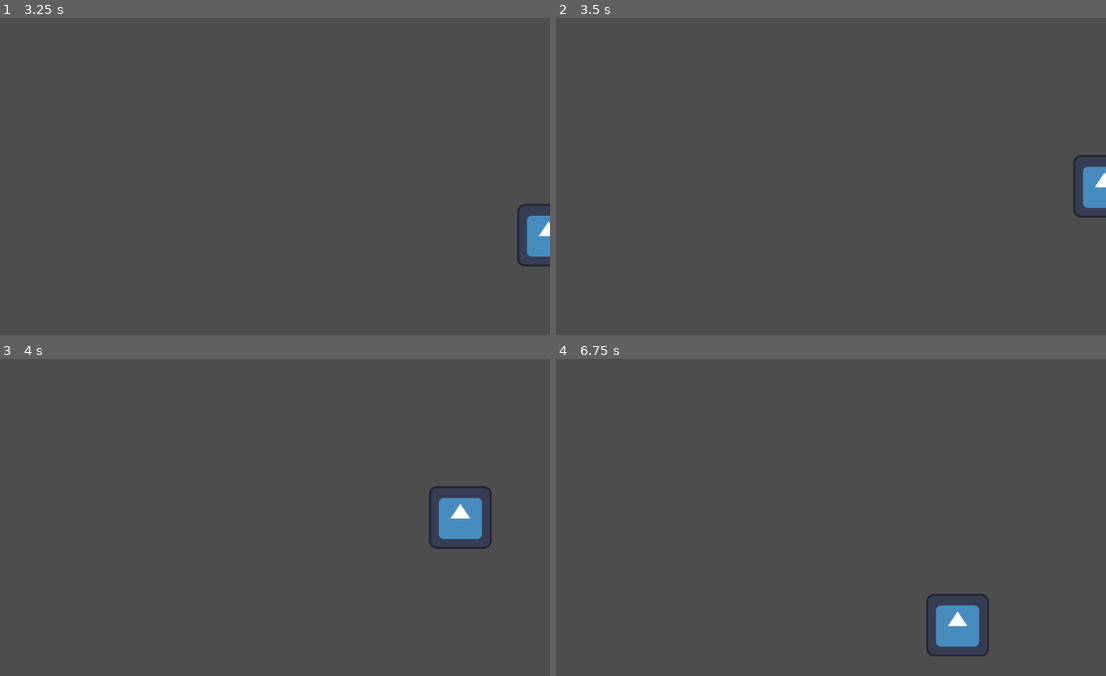
Above: before the commit, frames 1-4 (two rows, left to right).
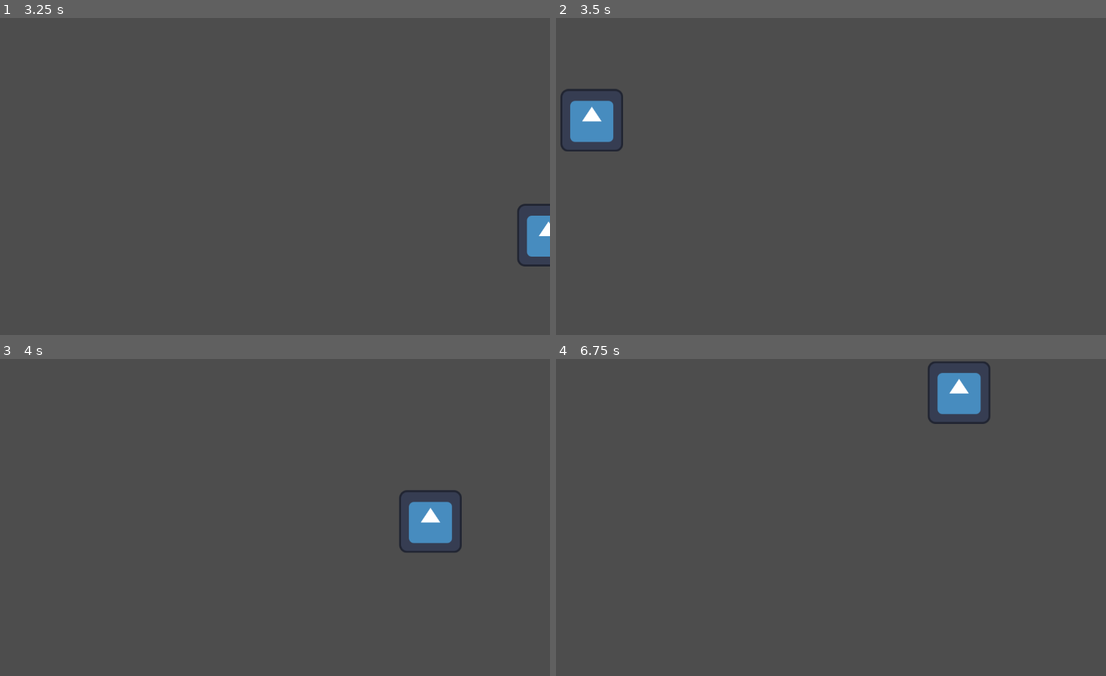
Above: after the commit, the same moments.

Repository: 22ncave/8DIT-Game-Project
Game: Godot game, scene res://scenes/rooms/room_1.tscn
Same seed, same stepped clock (60 frames per second), same inputs: the game is played once before the commit and once after it. The engine's default icon, where the game draws it, is replaced by a stand-in: a white triangle on a blue panel in a dark square.
Inputs:
- Up to frame 1 (3.25 s): tap Enter at 0.5 s; hold D (right) 0.53-1.28 s; hold S (down) 1.28-2.03 s; hold D (right) 2.03-2.78 s; hold W (up) from 2.78 s (still down)
- Up to frame 2 (3.5 s): keep holding W (up)
- Up to frame 3 (4 s): release W (up) at 3.53 s; hold A (left) from 3.53 s (still down)
- Up to frame 4 (6.75 s): release A (left) at 5.03 s; hold S (down) 5.03-5.78 s; hold D (right) 5.78-6.53 s; hold W (up) from 6.53 s (still down)

Frame 1 is identical in both runs. In frame 2, 2.0% of the frame differs, in the area x 0-100%, y 22-64%; in frame 3, 1.9%; in frame 4, 2.7%, in the area x 67-79%, y 0-94%.

Commit message:
door/ moving between rooms scripts

Diff:
--- a/the-observer/project.godot
+++ b/the-observer/project.godot
@@ -14,6 +14,10 @@
 run/main_scene="uid://dd3jiksmsqwic"
 config/features=PackedStringArray("4.6", "Forward Plus")
 config/icon="res://icon.svg"
+
+[autoload]
+
+Globals="*uid://calyuk6t07uio"
 
 [global_group]
 
--- /dev/null
+++ b/the-observer/scenes/door.tscn
@@ -0,0 +1,18 @@
+[gd_scene format=3 uid="uid://bhixvpk506kjs"]
+
+[ext_resource type="Script" uid="uid://8qg30o0g72xj" path="res://scripts/door.gd" id="1_hpvv5"]
+
+[sub_resource type="RectangleShape2D" id="RectangleShape2D_5f452"]
+size = Vector2(99, 29)
+
+[node name="Door" type="Area2D" unique_id=620864986]
+script = ExtResource("1_hpvv5")
+entity_tag = "door"
+
+[node name="CollisionShape2D" type="CollisionShape2D" parent="." unique_id=972802690]
+shape = SubResource("RectangleShape2D_5f452")
+
+[node name="Spawn" type="Marker2D" parent="." unique_id=1393916965]
+position = Vector2(0, 102)
+
+[connection signal="body_entered" from="." to="." method="_on_body_entered"]
--- a/the-observer/scenes/rooms/room_1.tscn
+++ b/the-observer/scenes/rooms/room_1.tscn
@@ -1,8 +1,25 @@
 [gd_scene format=3 uid="uid://dd3jiksmsqwic"]
 
+[ext_resource type="Script" uid="uid://b3guynd2wrsl4" path="res://scripts/level.gd" id="1_fbq1s"]
 [ext_resource type="PackedScene" uid="uid://dqkqblw0t81lj" path="res://scenes/player.tscn" id="1_scgta"]
+[ext_resource type="PackedScene" uid="uid://bhixvpk506kjs" path="res://scenes/door.tscn" id="2_hnbyo"]
 
 [node name="room_1" type="Node2D" unique_id=922840621]
+script = ExtResource("1_fbq1s")
 
 [node name="Player" parent="." unique_id=1556698523 instance=ExtResource("1_scgta")]
 position = Vector2(549, 324)
+
+[node name="Doors" type="Node" parent="." unique_id=439351758]
+
+[node name="Door_s" parent="Doors" unique_id=620864986 instance=ExtResource("2_hnbyo")]
+position = Vector2(549, 649)
+rotation = -3.136857
+room_tag = "room_4"
+position_tag = "n"
+
+[node name="Door_e" parent="Doors" unique_id=2088589569 instance=ExtResource("2_hnbyo")]
+position = Vector2(1150, 332)
+rotation = 1.5680736
+room_tag = "room_2"
+position_tag = "w"
--- a/the-observer/scenes/rooms/room_2.tscn
+++ b/the-observer/scenes/rooms/room_2.tscn
@@ -1,8 +1,19 @@
 [gd_scene format=3 uid="uid://v16qrgs6uved"]
 
+[ext_resource type="Script" uid="uid://b3guynd2wrsl4" path="res://scripts/level.gd" id="1_3e1ps"]
 [ext_resource type="PackedScene" uid="uid://dqkqblw0t81lj" path="res://scenes/player.tscn" id="1_6a8el"]
+[ext_resource type="PackedScene" uid="uid://bhixvpk506kjs" path="res://scenes/door.tscn" id="3_ar6ir"]
 
 [node name="room_2" type="Node2D" unique_id=1176185118]
+script = ExtResource("1_3e1ps")
 
 [node name="Player" parent="." unique_id=1556698523 instance=ExtResource("1_6a8el")]
 position = Vector2(528, 309)
+
+[node name="Doors" type="Node" parent="." unique_id=565426478]
+
+[node name="Door_w" parent="Doors" unique_id=620864986 instance=ExtResource("3_ar6ir")]
+position = Vector2(0, 297)
+rotation = -1.5799239
+room_tag = "room_1"
+position_tag = "e"
--- a/the-observer/scenes/rooms/room_3.tscn
+++ b/the-observer/scenes/rooms/room_3.tscn
@@ -1,8 +1,12 @@
 [gd_scene format=3 uid="uid://kx4iwu4wxh11"]
 
 [ext_resource type="PackedScene" uid="uid://dqkqblw0t81lj" path="res://scenes/player.tscn" id="1_etvqs"]
+[ext_resource type="Script" uid="uid://b3guynd2wrsl4" path="res://scripts/level.gd" id="1_josgj"]
 
 [node name="room_3" type="Node2D" unique_id=403007972]
+script = ExtResource("1_josgj")
 
 [node name="Player" parent="." unique_id=1556698523 instance=ExtResource("1_etvqs")]
 position = Vector2(532, 312)
+
+[node name="Doors" type="Node" parent="." unique_id=406132807]
--- a/the-observer/scenes/rooms/room_4.tscn
+++ b/the-observer/scenes/rooms/room_4.tscn
@@ -1,8 +1,19 @@
 [gd_scene format=3 uid="uid://k61jqqdwhaup"]
 
 [ext_resource type="PackedScene" uid="uid://dqkqblw0t81lj" path="res://scenes/player.tscn" id="1_2f6pe"]
+[ext_resource type="Script" uid="uid://b3guynd2wrsl4" path="res://scripts/level.gd" id="1_yf4pg"]
+[ext_resource type="PackedScene" uid="uid://bhixvpk506kjs" path="res://scenes/door.tscn" id="3_8h73v"]
 
 [node name="room_4" type="Node2D" unique_id=540042818]
+script = ExtResource("1_yf4pg")
 
 [node name="Player" parent="." unique_id=1556698523 instance=ExtResource("1_2f6pe")]
 position = Vector2(532, 318)
+
+[node name="Doors" type="Node" parent="." unique_id=346905061]
+
+[node name="Door_n" parent="Doors" unique_id=620864986 instance=ExtResource("3_8h73v")]
+position = Vector2(552, 0)
+room_tag = "room_1"
+position_tag = "s"
+entity_tag = "door"
--- a/the-observer/scenes/rooms/room_5.tscn
+++ b/the-observer/scenes/rooms/room_5.tscn
@@ -1,8 +1,12 @@
 [gd_scene format=3 uid="uid://carlixjbti1i3"]
 
+[ext_resource type="Script" uid="uid://b3guynd2wrsl4" path="res://scripts/level.gd" id="1_585it"]
 [ext_resource type="PackedScene" uid="uid://dqkqblw0t81lj" path="res://scenes/player.tscn" id="1_wq1n7"]
 
 [node name="room_5" type="Node2D" unique_id=1338870574]
+script = ExtResource("1_585it")
 
 [node name="Player" parent="." unique_id=1556698523 instance=ExtResource("1_wq1n7")]
 position = Vector2(528, 213)
+
+[node name="Doors" type="Node" parent="." unique_id=814824274]
--- a/the-observer/scenes/rooms/room_6.tscn
+++ b/the-observer/scenes/rooms/room_6.tscn
@@ -1,8 +1,12 @@
 [gd_scene format=3 uid="uid://bu1rx2tbrspxg"]
 
 [ext_resource type="PackedScene" uid="uid://dqkqblw0t81lj" path="res://scenes/player.tscn" id="1_qliwx"]
+[ext_resource type="Script" uid="uid://b3guynd2wrsl4" path="res://scripts/level.gd" id="1_u1063"]
 
 [node name="room_6" type="Node2D" unique_id=1375047011]
+script = ExtResource("1_u1063")
 
 [node name="Player" parent="." unique_id=1556698523 instance=ExtResource("1_qliwx")]
 position = Vector2(528, 328)
+
+[node name="Doors" type="Node" parent="." unique_id=284608575]
--- a/the-observer/scenes/rooms/room_7.tscn
+++ b/the-observer/scenes/rooms/room_7.tscn
@@ -1,8 +1,12 @@
 [gd_scene format=3 uid="uid://v1wmsajudfjl"]
 
 [ext_resource type="PackedScene" uid="uid://dqkqblw0t81lj" path="res://scenes/player.tscn" id="1_ltaa5"]
+[ext_resource type="Script" uid="uid://b3guynd2wrsl4" path="res://scripts/level.gd" id="1_n8rfd"]
 
 [node name="room_7" type="Node2D" unique_id=1336850897]
+script = ExtResource("1_n8rfd")
 
 [node name="Player" parent="." unique_id=1556698523 instance=ExtResource("1_ltaa5")]
 position = Vector2(514, 321)
+
+[node name="Doors" type="Node" parent="." unique_id=905509475]
--- a/the-observer/scenes/rooms/room_8.tscn
+++ b/the-observer/scenes/rooms/room_8.tscn
@@ -1,8 +1,12 @@
 [gd_scene format=3 uid="uid://c1ip8pay5ubid"]
 
+[ext_resource type="Script" uid="uid://b3guynd2wrsl4" path="res://scripts/level.gd" id="1_n7o1u"]
 [ext_resource type="PackedScene" uid="uid://dqkqblw0t81lj" path="res://scenes/player.tscn" id="1_tdltm"]
 
 [node name="room_8" type="Node2D" unique_id=1000437915]
+script = ExtResource("1_n7o1u")
 
 [node name="Player" parent="." unique_id=1556698523 instance=ExtResource("1_tdltm")]
 position = Vector2(562, 342)
+
+[node name="Doors" type="Node" parent="." unique_id=829453893]
--- a/the-observer/scenes/rooms/room_9.tscn
+++ b/the-observer/scenes/rooms/room_9.tscn
@@ -1,8 +1,12 @@
 [gd_scene format=3 uid="uid://c77wpx0qsgwcd"]
 
+[ext_resource type="Script" uid="uid://b3guynd2wrsl4" path="res://scripts/level.gd" id="1_f8nwv"]
 [ext_resource type="PackedScene" uid="uid://dqkqblw0t81lj" path="res://scenes/player.tscn" id="1_luyxt"]
 
 [node name="room_9" type="Node2D" unique_id=245765173]
+script = ExtResource("1_f8nwv")
 
 [node name="Player" parent="." unique_id=1556698523 instance=ExtResource("1_luyxt")]
 position = Vector2(489, 292)
+
+[node name="Doors" type="Node" parent="." unique_id=1255370794]
--- /dev/null
+++ b/the-observer/scripts/door.gd
@@ -0,0 +1,24 @@
+extends Area2D
+
+class_name Door
+
+@export var room_tag: String
+
+@export var position_tag: String
+
+@export var entity_tag: String
+
+@onready var spawn = $Spawn
+
+# Called when the node enters the scene tree for the first time.
+func _ready() -> void:
+	pass # Replace with function body.
+
+
+# Called every frame. 'delta' is the elapsed time since the previous frame.
+func _process(delta: float) -> void:
+	pass
+
+func _on_body_entered(body: Node2D) -> void:
+	if body.is_in_group("player"):
+		Globals.go_to_room(room_tag,position_tag,entity_tag)
--- /dev/null
+++ b/the-observer/scripts/globals.gd
@@ -0,0 +1,44 @@
+extends Node
+
+const room_1 = preload("res://scenes/rooms/room_1.tscn")
+const room_2 = preload("res://scenes/rooms/room_2.tscn")
+const room_3 = preload("res://scenes/rooms/room_3.tscn")
+const room_4 = preload("res://scenes/rooms/room_4.tscn")
+const room_5 = preload("res://scenes/rooms/room_5.tscn")
+const room_6 = preload("res://scenes/rooms/room_6.tscn")
+const room_7 = preload("res://scenes/rooms/room_7.tscn")
+const room_8 = preload("res://scenes/rooms/room_8.tscn")
+const room_9 = preload("res://scenes/rooms/room_9.tscn")
+
+signal on_trigger_player_spawn
+
+var spawn_door_tag
+
+func go_to_room(room_tag, position_tag, entity_tag):
+	var scene_to_load
+	if entity_tag == "door":
+		match room_tag:
+			"room_1":
+				scene_to_load = room_1
+			"room_2":
+				scene_to_load = room_2
+			"room_3":
+				scene_to_load = room_3
+			"room_4":
+				scene_to_load = room_4
+			"room_5":
+				scene_to_load = room_5
+			"room_6":
+				scene_to_load = room_6
+			"room_7":
+				scene_to_load = room_7
+			"room_8":
+				scene_to_load = room_8
+			"room_9":
+				scene_to_load = room_9
+		if scene_to_load != null:
+			spawn_door_tag = position_tag
+			get_tree().call_deferred("change_scene_to_packed",scene_to_load)
+
+func trigger_player_spawn(position: Vector2, direction: String):
+	on_trigger_player_spawn.emit(position, direction)
--- /dev/null
+++ b/the-observer/scripts/level.gd
@@ -0,0 +1,17 @@
+extends Node2D
+
+
+# Called when the node enters the scene tree for the first time.
+func _ready() -> void:
+	if Globals.spawn_door_tag != null:
+		_on_level_spawn(Globals.spawn_door_tag)
+
+func _on_level_spawn(position_tag: String):
+	var door_path = "Doors/Door_" + position_tag
+	var door = get_node(door_path) as Door
+	Globals.trigger_player_spawn(door.spawn.global_position, door.position_tag)
+
+
+# Called every frame. 'delta' is the elapsed time since the previous frame.
+func _process(delta: float) -> void:
+	pass
--- a/the-observer/scripts/player.gd
+++ b/the-observer/scripts/player.gd
@@ -10,3 +10,9 @@
 func _physics_process(_delta: float) -> void:
 	get_input()
 	move_and_slide()
+
+func _ready():
+	Globals.on_trigger_player_spawn.connect(_on_spawn)
+
+func _on_spawn(position: Vector2, direction: String):
+	global_position = position
Not shown, added: the-observer/scripts/door.gd.uid
Not shown, added: the-observer/scripts/globals.gd.uid
Not shown, added: the-observer/scripts/level.gd.uid
